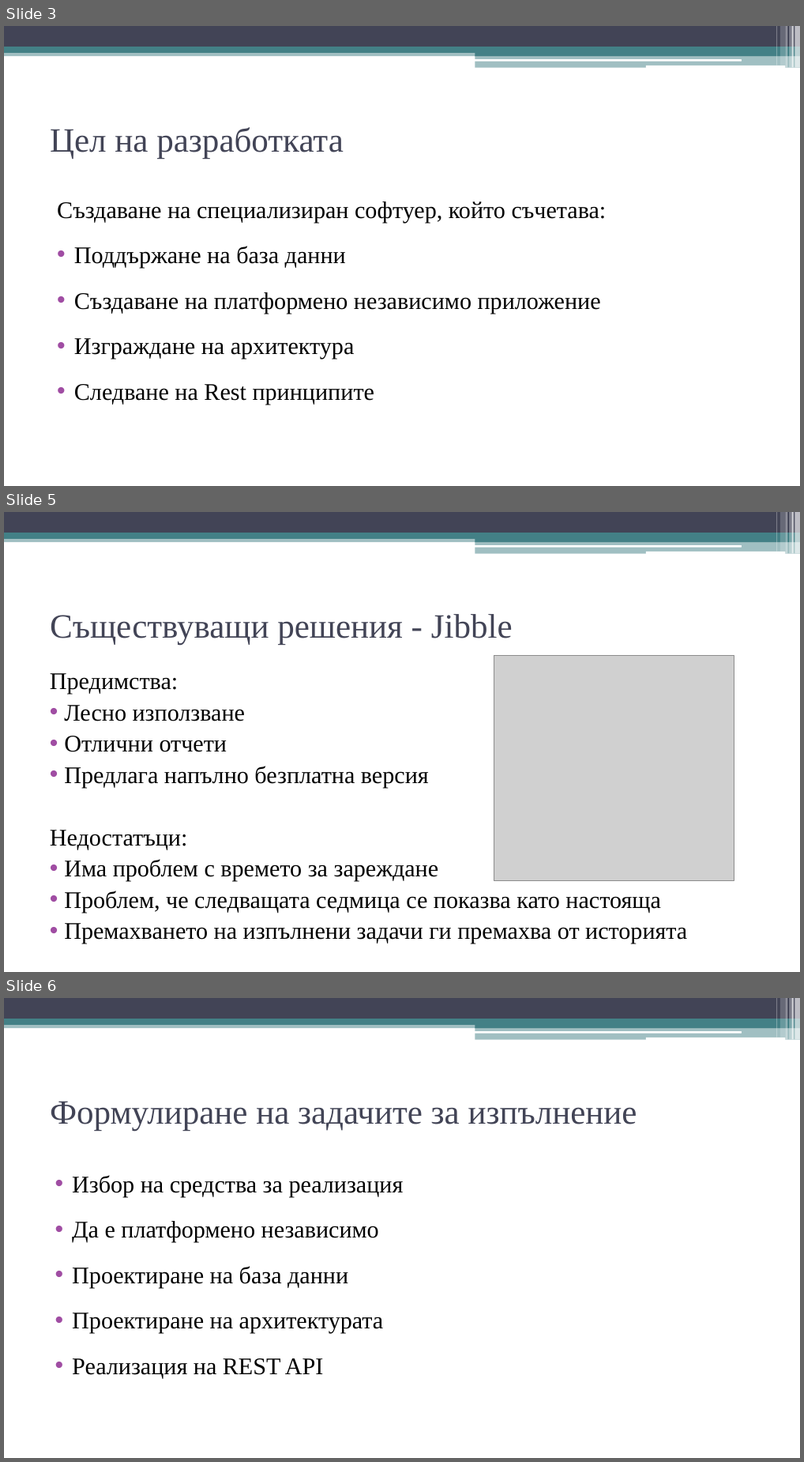
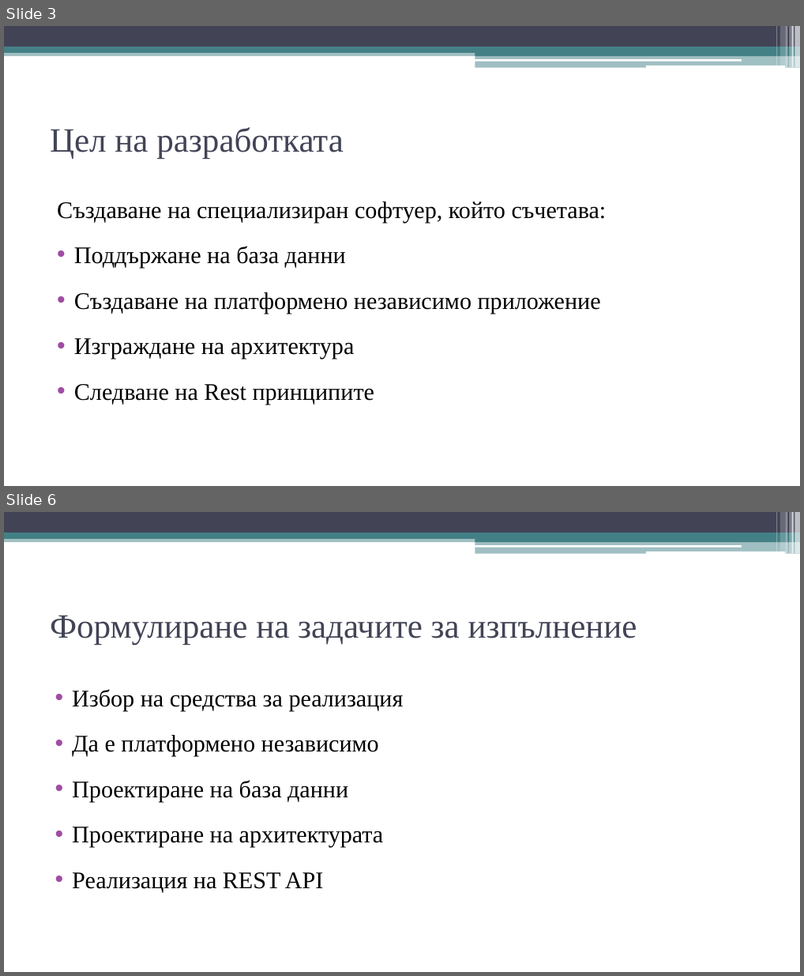
Before and after one commit to rosen1997/ParkingSystem, a slide deck: DiplomnaDoc/presentation.ppt. Shown one above the other, each under a label of ours: slides 3, 5 and 6 before the commit, slides 3 and 6 after it; the slides between them are not shown. The pictures are 804x1462 and 804x976 pixels, drawn with LibreOffice and Linux fonts; fonts in the diff are those of the drawing; grey boxes stand for pictures. Boxes give left, top, right and bottom in pixels: in the first picture for what was removed or moved away, otherwise in the second. Text is boxed around its words. In the diff, an @@ line names an element or a change of style, - is before the commit and + after.

Commit message:
presentation commit

```diff
--- a/DiplomnaDoc/presentation.ppt
+++ b/DiplomnaDoc/presentation.ppt
@@ slide 5 removed at [4,512,800,972], background #FFFFFF; not listed: 13 template elements that a slide beside it also shows @@
@@ title removed at [50,614,513,645] @@
-Съществуващи решения - Jibble
@@ text removed at [50,673,687,943] @@
-Предимства:
-• Лесно използване
-• Отлични отчети
-• Предлага напълно безплатна версия
-Недостатъци:
-• Има проблем с времето за зареждане
-• Проблем, че следващата седмица се показва като настояща
-• Премахването на изпълнени задачи ги премахва от историята
@@ picture removed at [494,655,734,880] @@
```
Also in this commit, not shown: 2 slides added, 1 other slide removed.
